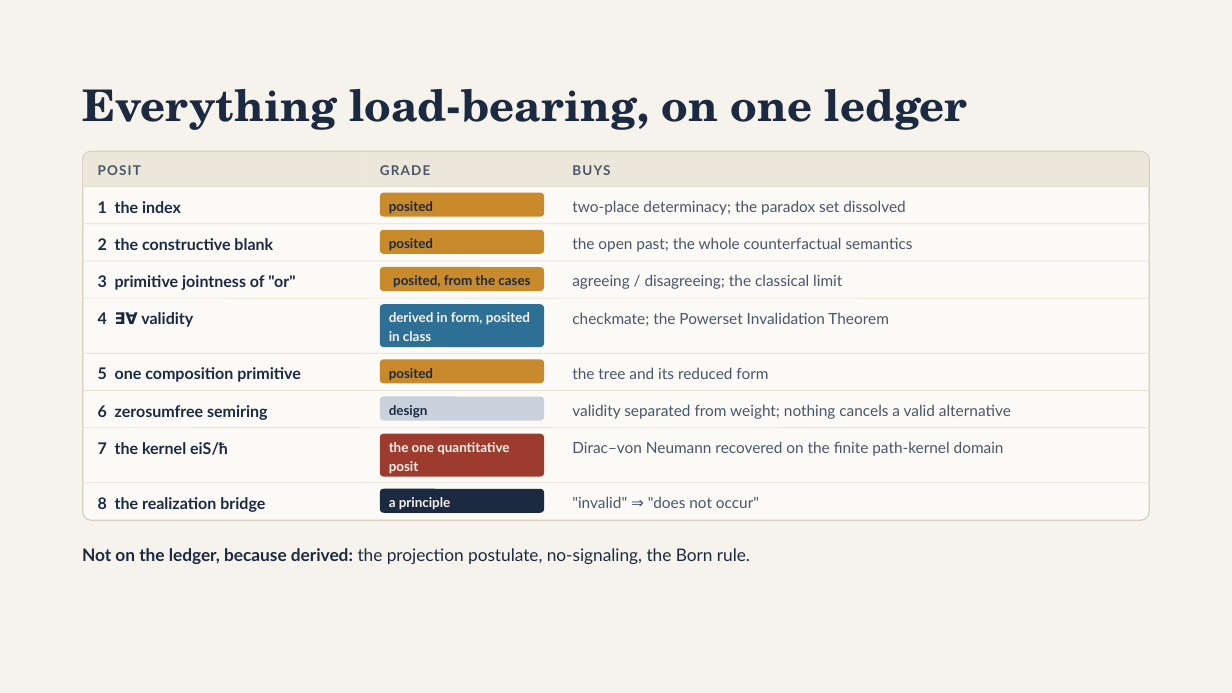
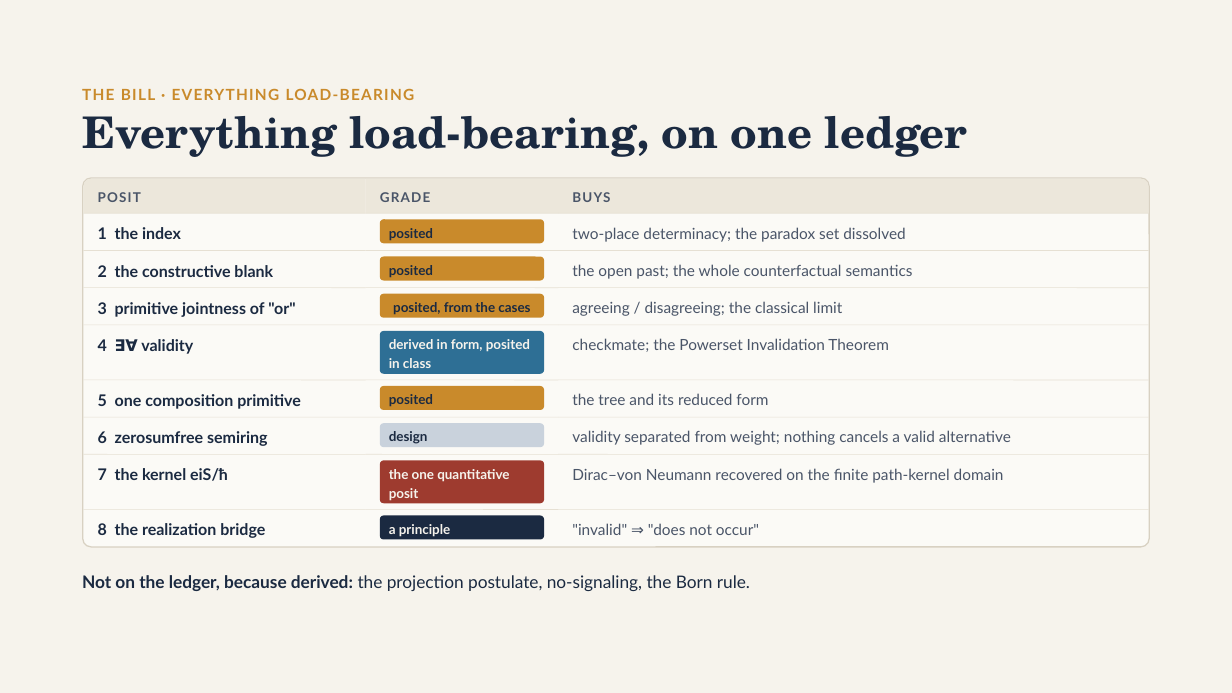
Before and after one commit to brunchwnewton/aethic-code, a slide deck: slide 16 of files/slides/aethic_reasoning_15_mins/Aethic Reasoning in 15 Minutes.pptx (slide 14 before the commit). Drawn at 1232x693 pixels with LibreOffice and Linux fonts; fonts in the diff are those of the drawing. Boxes give left, top, right and bottom in pixels: in the first picture for what was removed or moved away, otherwise in the second. Text is boxed around its words. In the diff, an @@ line names an element or a change of style, - is before the commit and + after.

```diff
--- a/files/slides/aethic_reasoning_15_mins/Aethic Reasoning in 15 Minutes.pptx
+++ b/files/slides/aethic_reasoning_15_mins/Aethic Reasoning in 15 Minutes.pptx
@@ text added at bbox=[82, 88, 415, 100], 12 pt, text #C98A2B, bold @@
+THE BILL · EVERYTHING LOAD-BEARING
@@ rounded rectangle "posited": place and size @@
-rounded rectangle "posited" at bbox=[380, 192, 544, 216]
+rounded rectangle "posited" at bbox=[380, 257, 544, 281]
@@ 3 lines: place and size @@
-3 lines at bbox=[83, 353, 1149, 353]
+3 lines at bbox=[83, 325, 1149, 325]
@@ 15 lines, 1 rounded rectangle: place and size @@
-15 lines, 1 rounded rectangle at bbox=[83, 224, 1149, 428]
+15 lines, 1 rounded rectangle at bbox=[83, 213, 1149, 417]
@@ 3 lines: place and size @@
-3 lines at bbox=[83, 187, 1149, 187]
+3 lines at bbox=[83, 455, 1149, 455]
@@ 17 texts, 7 rounded rectangles, 4 freeform shapes, 1 title, 1 rectangle, 1 line: place and size @@
-17 texts, 7 rounded rectangles, 4 freeform shapes, 1 title, 1 rectangle, 1 line at bbox=[82, 89, 1150, 564]
+17 texts, 7 rounded rectangles, 4 freeform shapes, 1 title, 1 rectangle, 1 line at bbox=[82, 116, 1150, 591]
```
Also in this commit, not shown: 13 other slides changed, 2 slides added, 3 other files.
